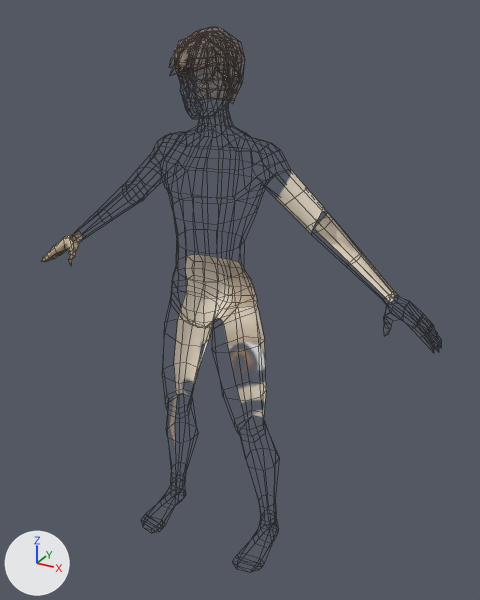
What one commit did to the FBX model ClayProject/assets/models/char_01.fbx.
Camera for both pictures: a 50 mm camera at (1.99, -3.3, 3.46) aimed at (0.14, 0.06, 1.78). Lighting does not change. The marker at lower left points along +X, +Y and +Z. Mesh edges are drawn as thin lines. Where no turn or scale is listed for an object, it has been applied to the vertices.

In view in the first picture: 'Body'.
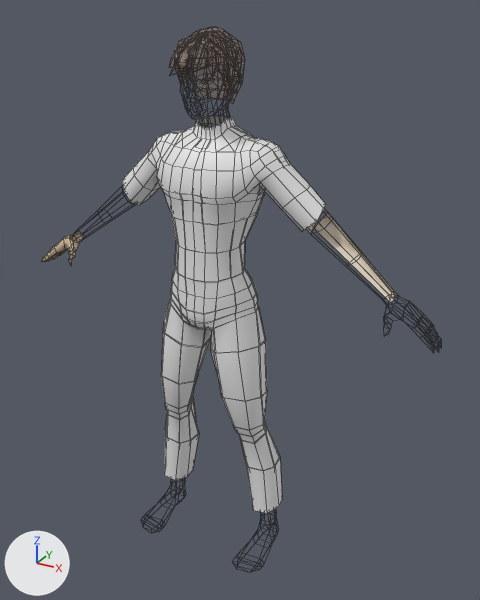
The edits, one by one:
Mesh me_human_male_body_default_001 is new.
It has 268 vertices, 250 faces and spans x -0.691..0.69, y -0.261..0.225, z 1.992..2.896.
Mesh me_human_male_body_default_004 is new.
It has 225 vertices, 214 faces and spans x -0.47..0.47, y -0.26..0.2, z 0.29..2.04.
Object 'Body.001' (ob_body_001) is new; it shows me_human_male_body_default_001.
Its location is (0.0, 0.0, 0.0).
Object 'Body.002' (ob_body_002) is new; it shows me_human_male_body_default_004.
Its location is (0.0, 0.0, 0.0).

Location of each change, (x1, y1, x2, y2) in pixels of the pictures (480 x 600 px):
'Body.001', added
    after: (123, 115, 326, 282)
'Body.002', added
    after: (161, 267, 282, 514)
'Body', unchanged, covered by the edit
    before: (41, 170, 398, 444)
    after: (41, 208, 398, 303)
